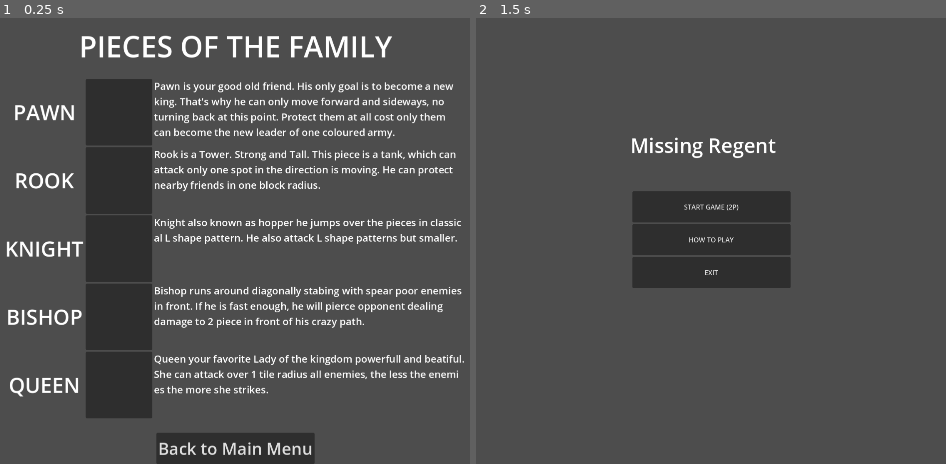
Above: before the commit, frames 1-2 (left to right).
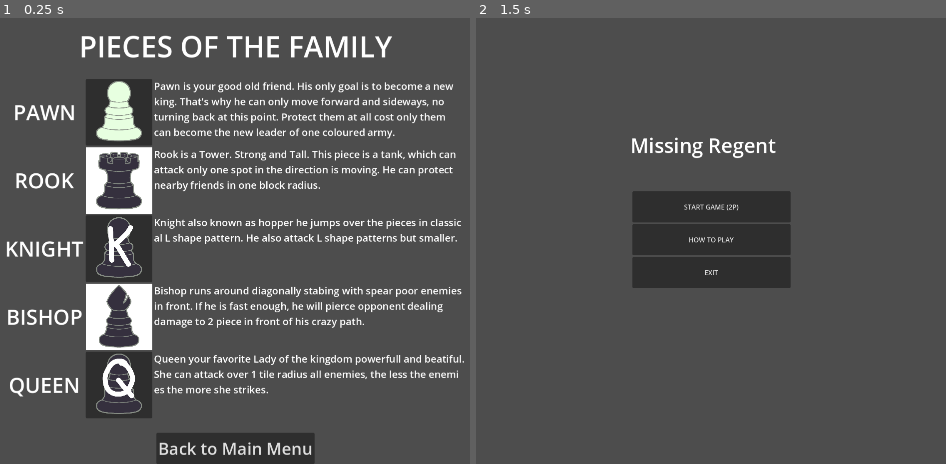
Above: after the commit, the same moments.

Repository: Aeyil/incomplete-jam-game
Game: Godot game, scene res://Tutorial/tutorial.tscn
Same seed, same stepped clock (60 frames per second), same inputs: the game is played once before the commit and once after it. This scene is started directly instead of the project's main scene.
Inputs:
- Up to frame 1 (0.25 s): no input
- Up to frame 2 (1.5 s): tap Enter at 0.5 s; click "Back to Main Menu" at 1.25 s

The runs differ from the first frame. In frame 1, 4.6% of the frame differs, in the area x 18-33%, y 14-89%; in frame 2, nothing differs.

Commit message:
tutorial with Img And Sound Files

Diff:
--- a/Tutorial/tutorial.tscn
+++ b/Tutorial/tutorial.tscn
@@ -1,6 +1,17 @@
-[gd_scene load_steps=2 format=3 uid="uid://dqplwl5ytdgoe"]
+[gd_scene load_steps=9 format=3 uid="uid://dqplwl5ytdgoe"]
 
 [ext_resource type="Script" uid="uid://51ngy8xfr0tq" path="res://Tutorial/tutorial_menu.gd" id="1_owc84"]
+[ext_resource type="Texture2D" uid="uid://dvs55ard58q33" path="res://assets/PawnWhite.png" id="2_8h6nf"]
+[ext_resource type="Texture2D" uid="uid://eva5p2inppr8" path="res://assets/RookBlack.png" id="3_rso3y"]
+[ext_resource type="Texture2D" uid="uid://b7k7p70m26cqv" path="res://assets/KnightWhite.png" id="4_n4ihd"]
+[ext_resource type="Texture2D" uid="uid://b54t76y7ewrns" path="res://assets/BishopBlack.png" id="5_itvf6"]
+[ext_resource type="Texture2D" uid="uid://cmeblvr3x5lby" path="res://assets/QueenWhite.png" id="6_gotrj"]
+
+[sub_resource type="StyleBoxFlat" id="StyleBoxFlat_8gg8w"]
+bg_color = Color(1, 1, 1, 1)
+
+[sub_resource type="StyleBoxFlat" id="StyleBoxFlat_w8ew0"]
+bg_color = Color(1, 1, 1, 1)
 
 [node name="Tutorial" type="Control"]
 layout_mode = 3
@@ -48,6 +59,14 @@
 custom_minimum_size = Vector2(160, 160)
 layout_mode = 2
 
+[node name="TextureRect" type="TextureRect" parent="HBoxContainer/VBoxContainer/pawnExplain/pawnImage"]
+custom_minimum_size = Vector2(160, 0)
+layout_mode = 0
+offset_right = 40.0
+offset_bottom = 40.0
+texture = ExtResource("2_8h6nf")
+expand_mode = 5
+
 [node name="pawnText" type="Label" parent="HBoxContainer/VBoxContainer/pawnExplain"]
 custom_minimum_size = Vector2(750, 160)
 layout_mode = 2
@@ -68,6 +87,15 @@
 [node name="rookImage" type="Panel" parent="HBoxContainer/VBoxContainer/rookExplain"]
 custom_minimum_size = Vector2(160, 160)
 layout_mode = 2
+theme_override_styles/panel = SubResource("StyleBoxFlat_8gg8w")
+
+[node name="TextureRect" type="TextureRect" parent="HBoxContainer/VBoxContainer/rookExplain/rookImage"]
+custom_minimum_size = Vector2(160, 0)
+layout_mode = 0
+offset_right = 40.0
+offset_bottom = 40.0
+texture = ExtResource("3_rso3y")
+expand_mode = 5
 
 [node name="rookText" type="Label" parent="HBoxContainer/VBoxContainer/rookExplain"]
 custom_minimum_size = Vector2(750, 160)
@@ -90,6 +118,14 @@
 custom_minimum_size = Vector2(160, 160)
 layout_mode = 2
 
+[node name="TextureRect" type="TextureRect" parent="HBoxContainer/VBoxContainer/knightExplain/KnightImage"]
+custom_minimum_size = Vector2(160, 0)
+layout_mode = 0
+offset_right = 40.0
+offset_bottom = 40.0
+texture = ExtResource("4_n4ihd")
+expand_mode = 5
+
 [node name="knightText" type="Label" parent="HBoxContainer/VBoxContainer/knightExplain"]
 custom_minimum_size = Vector2(750, 160)
 layout_mode = 2
@@ -110,6 +146,15 @@
 [node name="BishopImage" type="Panel" parent="HBoxContainer/VBoxContainer/bishopExplain"]
 custom_minimum_size = Vector2(160, 160)
 layout_mode = 2
+theme_override_styles/panel = SubResource("StyleBoxFlat_w8ew0")
+
+[node name="TextureRect" type="TextureRect" parent="HBoxContainer/VBoxContainer/bishopExplain/BishopImage"]
+custom_minimum_size = Vector2(160, 0)
+layout_mode = 0
+offset_right = 40.0
+offset_bottom = 40.0
+texture = ExtResource("5_itvf6")
+expand_mode = 5
 
 [node name="bishopText" type="Label" parent="HBoxContainer/VBoxContainer/bishopExplain"]
 custom_minimum_size = Vector2(750, 160)
@@ -131,6 +176,14 @@
 [node name="QueenImage" type="Panel" parent="HBoxContainer/VBoxContainer/queenExplain"]
 custom_minimum_size = Vector2(160, 160)
 layout_mode = 2
+
+[node name="TextureRect" type="TextureRect" parent="HBoxContainer/VBoxContainer/queenExplain/QueenImage"]
+custom_minimum_size = Vector2(160, 0)
+layout_mode = 0
+offset_right = 40.0
+offset_bottom = 40.0
+texture = ExtResource("6_gotrj")
+expand_mode = 5
 
 [node name="queenText" type="Label" parent="HBoxContainer/VBoxContainer/queenExplain"]
 custom_minimum_size = Vector2(750, 160)
Not shown, added: Sounds/Select.wav.import
Not shown, added: Sounds/bishop.wav.import
Not shown, added: Sounds/click.wav.import
Not shown, added: Sounds/knight.wav.import
Not shown, added: Sounds/placedown.wav.import
Not shown, added: Sounds/queen.wav.import
Not shown, added: Sounds/rook.wav.import
Not shown, added: Sounds/Select.wav
Not shown, added: Sounds/bishop.wav
Not shown, added: Sounds/click.wav
Not shown, added: Sounds/knight.wav
Not shown, added: Sounds/placedown.wav
(and 2 more such lines)
